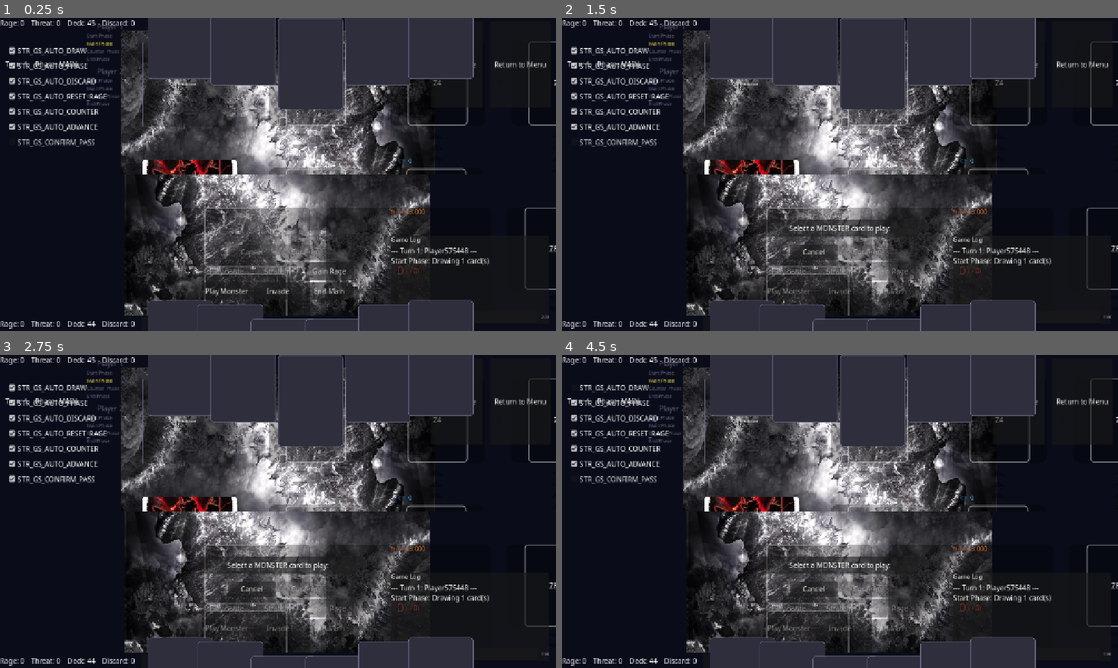
Above: before the commit, frames 1-4 (two rows, left to right).
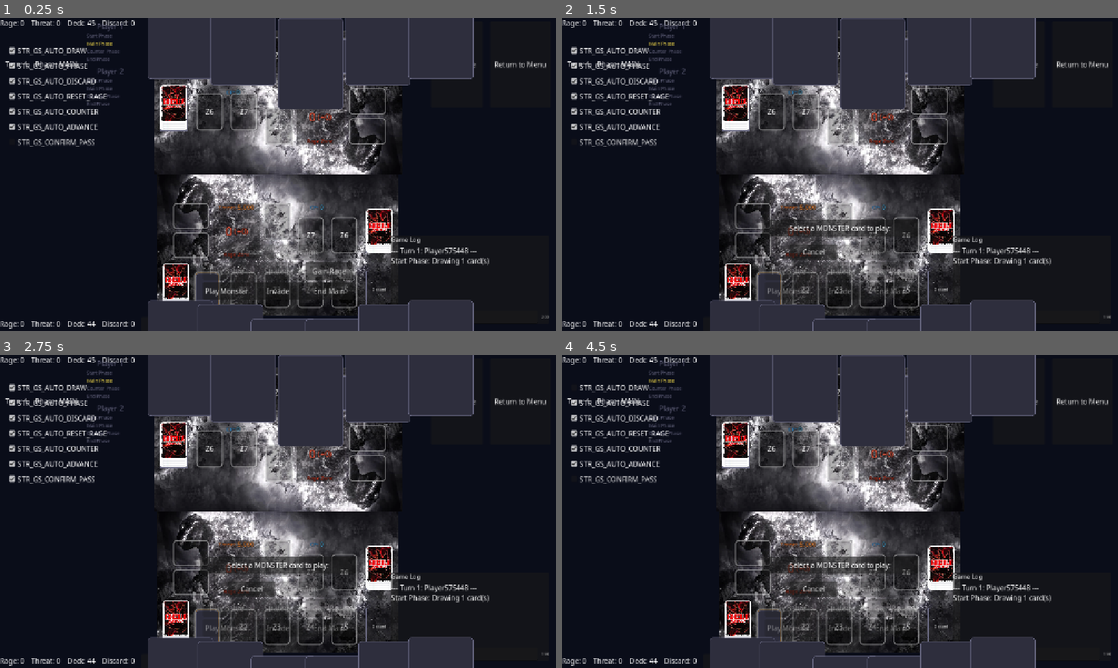
Above: after the commit, the same moments.

Repository: hunterdurbin/godzilla-sim
Game: Godot game, scene res://scenes/board/EnhancedGameBoard.tscn
Two runs of this game, one before a commit and one after it. Both use one fixed random seed, a clock stepped at 60 frames per second and the inputs below. This scene is started directly instead of the project's main scene.
Inputs (mouse positions are in pixels of both pictures, inside the frame that each line leads up to):
- Up to frame 1 (0.25 s): no input
- Up to frame 2 (1.5 s): click (1029, 318) at 0.52 s; type "12" at 0.6 s; click "Play Monster" at 1.25 s
- Up to frame 3 (2.75 s): click "STR_GS_CONFIRM_PASS" at 2 s
- Up to frame 4 (4.5 s): click "STR_GS_CONFIRM_PASS" at 2.75 s; click "Sort" at 3.5 s; click "STR_GS_AUTO_DRAW" at 4.25 s

The runs differ from the first frame. In frame 1, 21% of the frame differs, in the area x 21-100%, y 4-96%; in frame 2, 21%; in frame 3, 21%; in frame 4, 21%.

Commit message:
Wrap PlayerBoards in AspectRatioContainer for editor-time aspect-fit
The PlayerBoard's playmat is designed for 1728:1008 (≈1.71:1). The
template's seats are wider than tall so without aspect-fit the zones
stretched horizontally. Phase 19's runtime _update_layout fixed this
at runtime via maintain_aspect=true, but the editor preview never
ran the script — designers saw stretched zones in the editor and
correctly-fit zones at runtime. WYSIWYG hole.

Replace the runtime fix with a Godot-native AspectRatioContainer
between each VBox and the PlayerBoard:

  LocalVBox (VBoxContainer)
  ├── PlayerBoardAspect (AspectRatioContainer, ratio=1.7142857)
  │   └── PlayerBoard
  └── HUDBar

ratio=1728/1008. stretch_mode=STRETCH_FIT (letterboxes when the parent
is wider than the ratio). Editor preview matches runtime exactly —
designer drags the ratio knob in the inspector if they ship a different
playmat aspect.

Dropped maintain_aspect=true overrides on the two PlayerBoard instances
since the container handles aspect-fit; PlayerBoard's runtime
_update_layout becomes a no-op (default maintain_aspect=false from
Phase 19).

Production GameBoard.tscn untouched — its bespoke layout still uses
runtime maintain_aspect=true.

Co-Authored-By: Claude Opus 4.7 (1M context) <noreply@anthropic.com>

Diff:
--- a/scenes/board/GameBoardTemplate.tscn
+++ b/scenes/board/GameBoardTemplate.tscn
@@ -51,11 +51,16 @@
 [node name="DiscardCountLabel" parent="BoardLayoutSlot/OpponentSeat/OpponentVBox/HUDBar" instance=ExtResource("7_dis")]
 layout_mode = 2
 
-[node name="PlayerBoard" parent="BoardLayoutSlot/OpponentSeat/OpponentVBox" instance=ExtResource("3_pb")]
+[node name="PlayerBoardAspect" type="AspectRatioContainer" parent="BoardLayoutSlot/OpponentSeat/OpponentVBox"]
 layout_mode = 2
 size_flags_horizontal = 3
 size_flags_vertical = 3
-maintain_aspect = true
+mouse_filter = 2
+ratio = 1.7142857
+stretch_mode = 2
+
+[node name="PlayerBoard" parent="BoardLayoutSlot/OpponentSeat/OpponentVBox/PlayerBoardAspect" instance=ExtResource("3_pb")]
+layout_mode = 2
 auto_bind = true
 is_mirrored = true
 
@@ -70,11 +75,16 @@
 grow_vertical = 2
 mouse_filter = 2
 
-[node name="PlayerBoard" parent="BoardLayoutSlot/LocalSeat/LocalVBox" instance=ExtResource("3_pb")]
+[node name="PlayerBoardAspect" type="AspectRatioContainer" parent="BoardLayoutSlot/LocalSeat/LocalVBox"]
 layout_mode = 2
 size_flags_horizontal = 3
 size_flags_vertical = 3
-maintain_aspect = true
+mouse_filter = 2
+ratio = 1.7142857
+stretch_mode = 2
+
+[node name="PlayerBoard" parent="BoardLayoutSlot/LocalSeat/LocalVBox/PlayerBoardAspect" instance=ExtResource("3_pb")]
+layout_mode = 2
 auto_bind = true
 
 [node name="HUDBar" type="HBoxContainer" parent="BoardLayoutSlot/LocalSeat/LocalVBox"]
